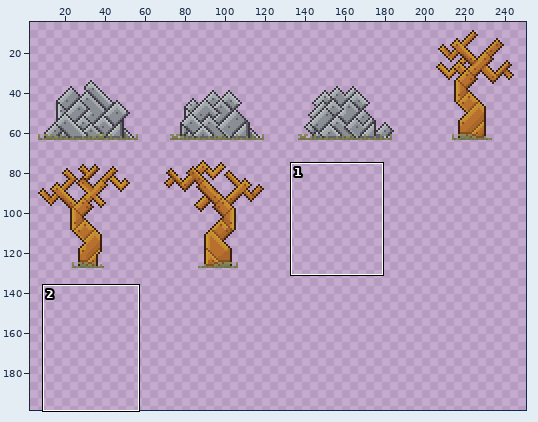
File history of a sprite sheet, Assets/Sprites/SpriteSheets/64x64 Objects.png. Above, an overview of the earlier version with the close-up marked.
Close-up. Before the edit:
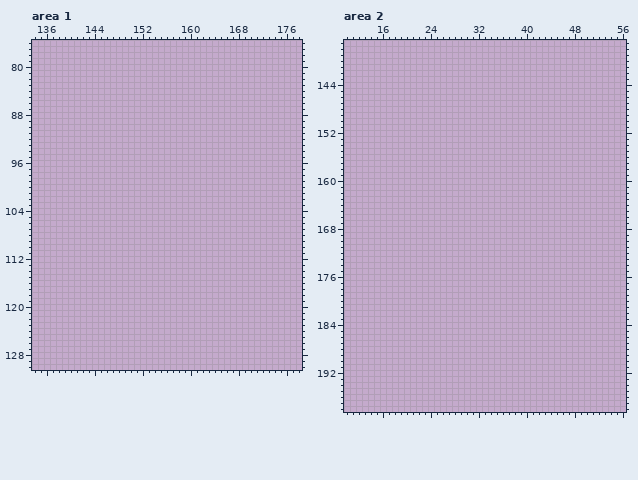
The file is 256x256 pixels. Shown: area 1: x 134..178, y 76..130; area 2: x 10..56, y 137..198. The wide view leaves out empty margins. The commit also changed other parts of the picture, which this record leaves out.
Once edited:
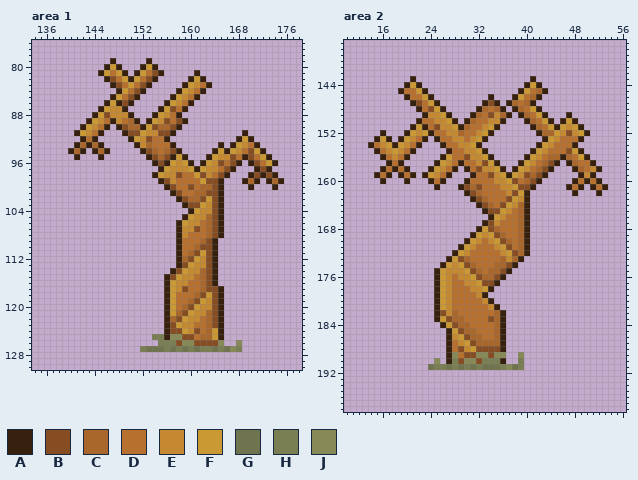
Palette (. is transparent): A #37210e  B #864d22  C #a9672b  D #b8702f  E #c58932  F #ca9934  G #6f744f  H #797e53  J #878957
Edits made:
Area 1:
y 79: x 147 . -> A; x 153 . -> A
y 80: x 146..148 ... -> AFA; x 152..154 ... -> AFA
y 81: x 145..149 ..... -> AFDFA; x 151..155 ..... -> AFDBA; x 161 . -> A
y 82: x 146..154 ......... -> ABDFAFDBA; x 160..162 ... -> AFA
y 83: x 147..153 ....... -> ABDFDBA; x 159..163 ..... -> AFEDA
y 84: x 148..152 ..... -> AFDBA; x 158..162 ..... -> AFEDA
y 85: x 147..151 ..... -> AFDBA; x 157..161 ..... -> AFEDA
y 86: x 146..150 ..... -> AFABA; x 156..160 ..... -> AFEDA
y 87: x 145..149 ..... -> AFEEA; x 155..159 ..... -> AFBDA
y 88: x 144..150 ....... -> AFBEEEA; x 154..158 ..... -> AFEDA
y 89: x 143..151 ......... -> AFEDAEDCA; x 153..159 ....... -> AFEBDBA
y 90: x 142..146 ..... -> AFEDA; x 148..158 ........... -> ABCCAFBCCBA
y 91: x 141..145 ..... -> AFEDA; x 149..157 ......... -> ABBFEEBBA; x 169 . -> A
y 92: x 142..144 ... -> ADA; x 150..156 ....... -> AFEBDDA; x 168..170 ... -> AFA
y 93: x 141..145 ..... -> ACACA; x 151..157 ....... -> AECDDDA; x 165 . -> A; x 167..171 ..... -> AFEDA
y 94: x 140..142 ... -> ACA; x 144..146 ... -> ACA; x 152..158 ....... -> ABCDCBA; x 164..172 ......... -> AFAFEDBFA
y 95: x 141 . -> A; x 145 . -> A; x 153..159 ....... -> ABCBAFA; x 163..173 ........... -> AFEEBDABDFA
y 96: x 154..160 ....... -> ABAFEFA; x 162..168 ....... -> AFEBDBA; x 170..174 ..... -> ABDFA
y 97: x 155..167 ............. -> AFEEEFAFEEDBA; x 171..173 ... -> ABA
y 98: x 154..166 ............. -> AFEEBDDFBEDBA; x 170..174 ..... -> ABABA
y 99: x 155..165 ........... -> ABEDDDDFBBA; x 169..171 ... -> ACA; x 173..175 ... -> ACA
y 100: x 156..165 .......... -> ABDDBDCCBA; x 170 . -> A; x 174 . -> A
y 101: x 157..165 ......... -> ABDDCCBBA
y 102: x 158..165 ........ -> ABCCBFBA
y 103: x 159..165 ....... -> ABBFEBA
y 104: x 160..165 ...... -> AFEEBA
y 105: x 159..165 ....... -> AFEECBA
y 106: x 158..165 ........ -> AFEEDCBA
y 107: x 158..165 ........ -> AEEBDCBA
y 108: x 158..165 ........ -> AEDDDCBA
y 109: x 158..164 ....... -> ADDDCBA
y 110: x 158..164 ....... -> ADDCBBA
y 111: x 158..164 ....... -> ADCBFBA
y 112: x 158..164 ....... -> ACBFEBA
y 113: x 158..164 ....... -> ABFEEBA
y 114: x 157..164 ........ -> ABFEECBA
y 115: x 156..164 ......... -> ABFEEDCBA
y 116: x 156..164 ......... -> AFEEDDCBA
y 117: x 156..165 .......... -> AFEBDDCBBA
y 118: x 156..165 .......... -> AFDDDCBFBA
y 119: x 156..165 .......... -> AFDDCBFEBA
y 120: x 156..165 .......... -> AFDCBFEEBA
y 121: x 156..165 .......... -> AFCBFEECBA
y 122: x 156..165 .......... -> ACBFEEDCBA
y 123: x 156..165 .......... -> ABFEEDDCBA
y 124: x 156..165 .......... -> ABBFEBDCFA
y 125: x 154..165 ............ -> HHAJJBBDCCFA
y 126: x 155..165 ........... -> HHHBJJBBBBJ; x 168 . -> J
y 127: x 152..168 ................. -> HGGGHGHGHGHHGHGJH
Area 2:
y 143: x 21 . -> A; x 41 . -> A
y 144: x 20..22 ... -> AFA; x 40..42 ... -> AFA
y 145: x 19..23 ..... -> ADDFA; x 39..43 ..... -> AFDCA
y 146: x 20..24 ..... -> ADDFA; x 34 . -> A; x 38..42 ..... -> AFDCA
y 147: x 21..25 ..... -> ABDFA; x 33..35 ... -> ABA; x 37..41 ..... -> ACDCA
y 148: x 22..26 ..... -> ADBFA; x 32..36 ..... -> ACDCA; x 38..42 ..... -> ACDFA
y 149: x 23..27 ..... -> AEEFA; x 31..37 ....... -> ACDBECA; x 39..43 ..... -> ACDFA; x 47 . -> A
y 150: x 22..28 ....... -> ADDEEFA; x 30..36 ....... -> ACDDEEA; x 40..44 ..... -> ACDFA; x 46..48 ... -> AFA
y 151: x 21..35 ............... -> AFADBEEFACDDEFA; x 41..49 ......... -> ACDFAFEFA
y 152: x 16 . -> A; x 20..34 ............... -> AFEFADDEECDDEFA; x 42..50 ......... -> ACCFEBEFA
y 153: x 15..17 ... -> AFA; x 19..23 ..... -> AFEDA; x 25..33 ......... -> ADDEEDEFA; x 43..49 ....... -> AFEDDDA
y 154: x 14..22 ......... -> ADEFAFEDA; x 26..32 ....... -> ADDEEFA; x 42..48 ....... -> AFEDDDA
y 155: x 15..21 ....... -> ADEFEDA; x 27..33 ....... -> ADDEEFA; x 41..49 ......... -> AFEDDDBFA
y 156: x 16..20 ..... -> ADEDA; x 26..34 ......... -> AFDDBEEFA; x 40..50 ........... -> AFEDCCACDFA
y 157: x 17..19 ... -> ADA; x 25..35 ........... -> AFEDADDEBFA; x 39..45 ....... -> AFEDCBA; x 47..51 ..... -> ACDDA
y 158: x 16..20 ..... -> ADADA; x 24..28 ..... -> AFEDA; x 30..36 ....... -> ADBEEFA; x 38..44 ....... -> AFEDCBA; x 48..52 ..... -> ACDEA
y 159: x 15..17 ... -> ADA; x 19..21 ... -> ADA; x 23..27 ..... -> AFEDA; x 31..43 ............. -> ADDBEFAFEBCBA; x 49..51 ... -> AEA
y 160: x 16 . -> A; x 20 . -> A; x 24..26 ... -> ADA; x 30..42 ............. -> ADDDDEEFBDCBA; x 48..52 ..... -> ADADA
y 161: x 25 . -> A; x 29..41 ............. -> ABCBDDDEEFBBA; x 47..49 ... -> ADA; x 51..53 ... -> ADA
y 162: x 30..40 ........... -> ABCDDDDEBFA; x 48 . -> A; x 52 . -> A
y 163: x 31..40 .......... -> ABCDDDBFEA
y 164: x 32..40 ......... -> ABCDBFECA
y 165: x 33..40 ........ -> ABBFEDCA
y 166: x 34..40 ....... -> AFEDDCA
y 167: x 33..40 ........ -> ABEDDDCA
y 168: x 32..40 ......... -> AFBCDDDCA
y 169: x 31..40 .......... -> AFEFBCDDCA
y 170: x 30..40 ........... -> AFEDEFBCDCA
y 171: x 29..40 ............ -> AFEDDDEFBDCA
y 172: x 28..40 ............. -> AFEDDDDDEFBCA
y 173: x 27..39 ............. -> AFBCDDDDDCECA
y 174: x 26..38 ............. -> AFEFBCDDDCCBA
y 175: x 25..37 ............. -> AFEEEFBCDCCBA
y 176: x 25..36 ............ -> AFEDEEFBCCBA
y 177: x 25..35 ........... -> AFEDDEEFBBA
y 178: x 25..34 .......... -> AFEDDDEEFA
y 179: x 25..33 ......... -> AFEDDDDEA
y 180: x 25..34 .......... -> AFEDDDDDEA
y 181: x 25..35 ........... -> AFEDDDDDDEA
y 182: x 25..36 ............ -> ABECDDDDDDCA
y 183: x 25..36 ............ -> AFBCCDDDDBCA
y 184: x 26..36 ........... -> AFBCCDDDDCA
y 185: x 27..36 .......... -> AFBCCDDDCA
y 186: x 27..36 .......... -> AEFBCCDDCA
y 187: x 27..36 .......... -> ADEFBCCCCA
y 188: x 27..36 .......... -> ADBEFBBBBA
y 189: x 27..36 .......... -> AJDBBJJBJJ; x 39 . -> J
y 190: x 25 . -> J; x 27..36 .......... -> AHBJJBHHHA; x 39 . -> H
y 191: x 24..39 ................ -> GHHGHGHGHGGGHJGH
